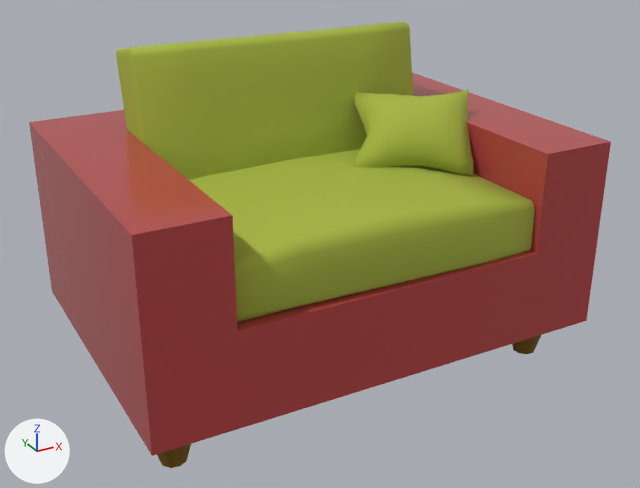
The FBX model Ripple Effect/Assets/Resources/Models/RoomModels/RE_RLivingChair.FBX as it was, and as the next commit left it.
Camera for both pictures: a camera (50 mm lens) standing at (-1.89, -3.53, 2.27) and looking at (0.01, -0.09, 0.55). Arrows for +X, +Y and +Z are at lower left; the lights stay in place. Where no turn or scale is listed for an object, it has been applied to the vertices.

Objects in the first picture: 'RE_RLivingChair'.
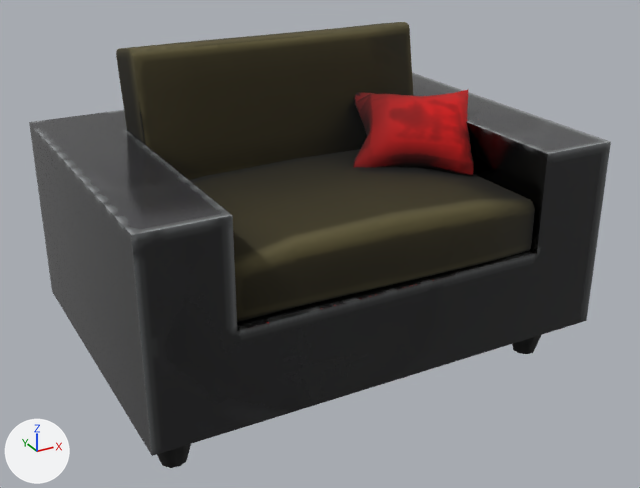
Where the change shows, as pixel boxes (x1, y1, x2, y2) in the pictures (640 x 488 px):
'RE_RLivingChair', surface changed
    both: (29, 22, 611, 468)
part 1 of me_mesh, surface changed
    both: (29, 22, 535, 455)

Edits to the bpy script that builds the scene:
```text
Add img_albedo_gloss_png:
    img_albedo_gloss_png = load_image('Albedo_Gloss.png', '_unpacked/Albedo_Gloss.png', 1024, 1024, 'sRGB')
Add img_albedo_matte_png:
    img_albedo_matte_png = load_image('Albedo_Matte.png', '_unpacked/Albedo_Matte.png', 1024, 1024, 'sRGB')
Add img_albedo_wood_png:
    img_albedo_wood_png = load_image('Albedo_Wood.png', '_unpacked/Albedo_Wood.png', 1024, 1024, 'sRGB')
Change mat_wood:
    remove mat_wood.base_color = (0.184, 0.0902, 0.0)  # dark yellow #775500
    add mat_wood.texture = img_albedo_wood_png  # with its transparency
Change mat_matte:
    remove mat_matte.base_color = (0.388, 0.475, 0.051)  # green #a7b740
    add mat_matte.texture = img_albedo_matte_png  # with its transparency
Change mat_gloss:
    remove mat_gloss.base_color = (0.478, 0.0588, 0.0588)  # red #b84545
    add mat_gloss.texture = img_albedo_gloss_png  # with its transparency
Change me_mesh:
    where me_mesh.from_pydata(...)  # 708 vertices, 683 faces; spans x -1.11..1.11, y -0.79..0.79, z -0.05..1.49
    used by ob_re_rlivingchair; location = (0.0, 0.0, 0.0)
    me_mesh part 1: texture (UV) coordinates of 630 of 683 faces, centred in x -1.11..0.83, y -0.78..0.62, z 0.6..1.49, changed; they spanned u 0.16..0.99, v 0.32..0.99 and now span u 0.18..0.98, v 0.15..0.98
```
